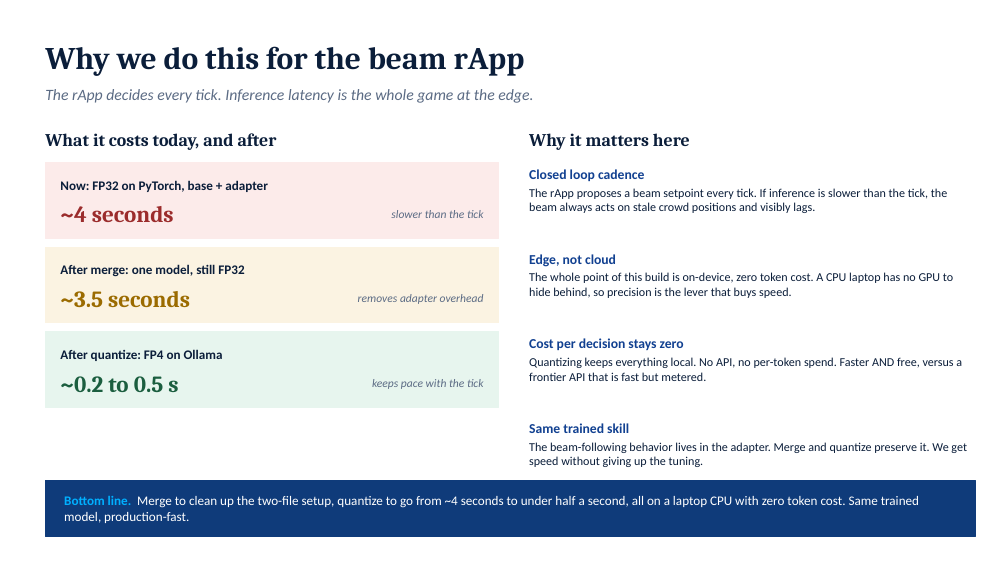
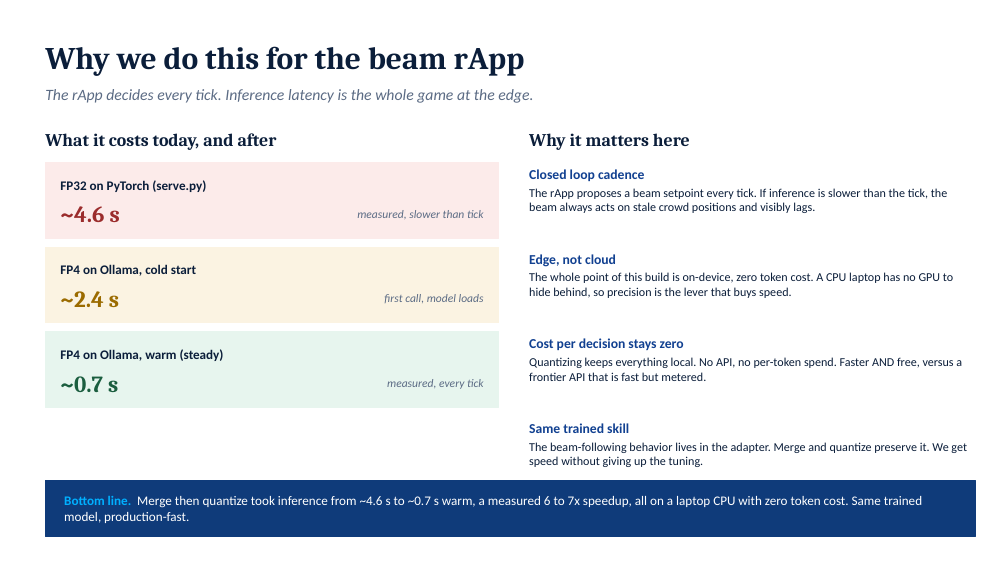
Before and after one commit to sireenmalik/BeamMeUpQwen, a slide deck: slide 10 of lora_training_walkthrough.pptx. Drawn at 1008x567 pixels with LibreOffice and Linux fonts; fonts in the diff are those of the drawing. Boxes give left, top, right and bottom in pixels: in the first picture for what was removed or moved away, otherwise in the second. Text is boxed around its words. In the diff, an @@ line names an element or a change of style, - is before the commit and + after.

Commit message:
Update deck with measured latency numbers

```diff
--- a/lora_training_walkthrough.pptx
+++ b/lora_training_walkthrough.pptx
@@ text at bbox=[60, 180, 206, 192]: text changed @@
-Now: FP32 on PyTorch, base + adapter
+FP32 on PyTorch (serve.py)
@@ text at bbox=[60, 206, 120, 222]: text changed @@
-~4 seconds
+~4.6 s
@@ text at bbox=[357, 210, 483, 219]: text changed @@
-slower than the tick
+measured, slower than tick
@@ text at bbox=[60, 264, 196, 276]: text changed @@
-After merge: one model, still FP32
+FP4 on Ollama, cold start
@@ text at bbox=[60, 291, 119, 307]: text changed @@
-~3.5 seconds
+~2.4 s
@@ text at bbox=[384, 294, 484, 303]: text changed @@
-removes adapter overhead
+first call, model loads
@@ text at bbox=[60, 349, 224, 361]: text changed @@
-After quantize: FP4 on Ollama
+FP4 on Ollama, warm (steady)
@@ text at bbox=[60, 376, 118, 392]: text changed @@
-~0.2 to 0.5 s
+~0.7 s
@@ text at bbox=[387, 379, 483, 389]: text changed @@
-keeps pace with the tick
+measured, every tick
@@ text at bbox=[64, 496, 922, 523]: text changed @@
-Bottom line. Merge to clean up the two-file setup, quantize to go from ~4 seconds to under half a second, all on a laptop CPU with zero token cost. Same trained model, production-fast.
+Bottom line. Merge then quantize took inference from ~4.6 s to ~0.7 s warm, a measured 6 to 7x speedup, all on a laptop CPU with zero token cost. Same trained model, production-fast.
```
Also in this commit, not shown: 2 other slides changed, 2 slides added.
